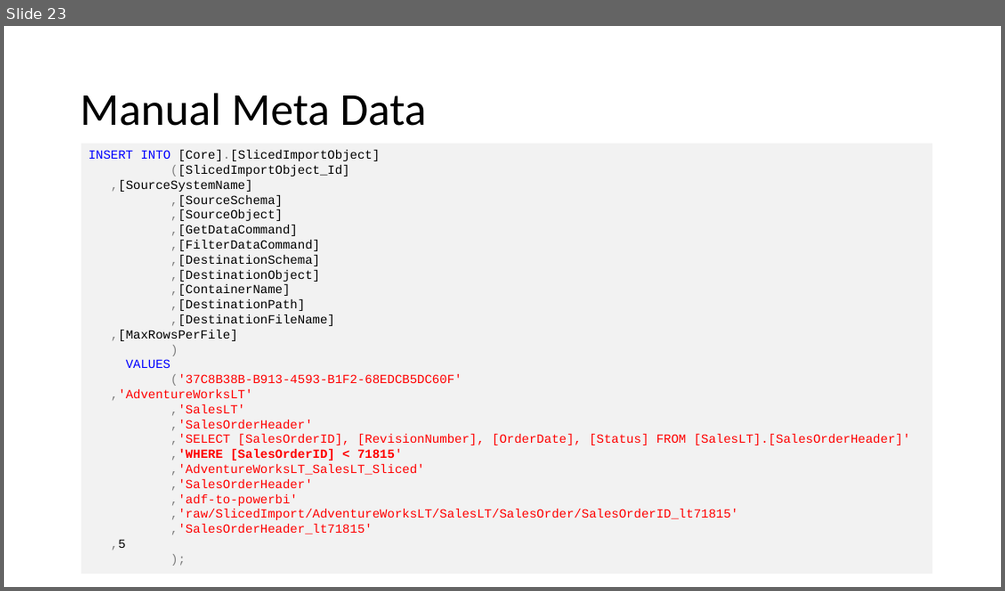
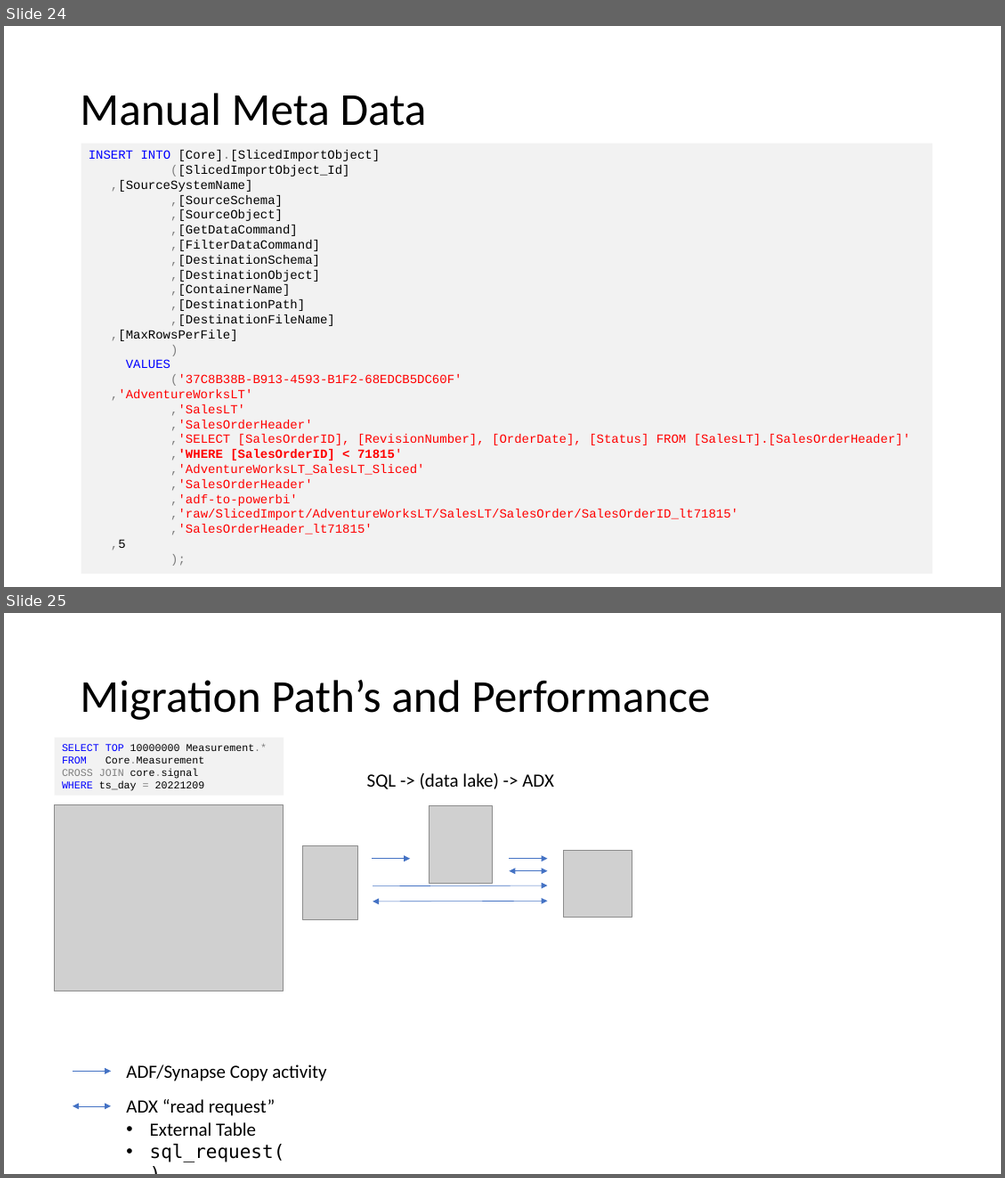
Before and after one commit to meinradweiss/SwissArmyKnife, a slide deck: docs/ADF_SynapsePipelines/PPT/SlicedDataMigrationToolbox.pptx. Shown one above the other, each under a label of ours: slide 23 before the commit, slides 24 and 25 after it. The pictures are 1005x591 and 1005x1178 pixels, drawn with LibreOffice and Linux fonts; fonts in the diff are those of the drawing; grey boxes stand for pictures. Boxes give left, top, right and bottom in pixels: in the first picture for what was removed or moved away, otherwise in the second. Text is boxed around its words. In the diff, an @@ line names an element or a change of style, - is before the commit and + after.

Commit message:
Load to Lake and then directly to ADX added

```diff
--- a/docs/ADF_SynapsePipelines/PPT/SlicedDataMigrationToolbox.pptx
+++ b/docs/ADF_SynapsePipelines/PPT/SlicedDataMigrationToolbox.pptx
@@ slide 25 added at (4, 613, 1001, 1174), background #FFFFFF @@
@@ title added at (80, 680, 710, 720), 44 pt, text #000000 @@
+Migration Path’s and Performance
@@ rectangle added at (55, 737, 283, 795), fill #F2F2F2, 10 pt, text #000000 @@
+SELECT TOP 10000000 Measurement.*
+FROM Core.Measurement
+CROSS JOIN core.signal
+WHERE ts_day = 20221209
@@ text added at (367, 773, 554, 789), 18 pt, text #000000 @@
+SQL -> (data lake) -> ADX
@@ picture added at (54, 805, 283, 991) @@
@@ picture added at (429, 806, 492, 884) @@
@@ picture added at (302, 845, 357, 919) @@
@@ picture added at (563, 850, 631, 917) @@
@@ arrow added from (372, 859) to (410, 859), #4472C4 0.5 pt @@
@@ arrow added from (509, 859) to (548, 859), #4472C4 0.5 pt @@
@@ double arrow added from (509, 871) to (548, 871), #4472C4 0.5 pt @@
@@ arrow added from (372, 886) to (548, 885), #4472C4 0.5 pt @@
@@ double arrow added from (372, 901) to (548, 900), #4472C4 0.5 pt @@
@@ text added at (126, 1064, 326, 1081), 18 pt, text #000000 @@
+ADF/Synapse Copy activity
@@ arrow added from (73, 1070) to (111, 1070), #4472C4 0.5 pt @@
@@ double arrow added from (73, 1106) to (111, 1106), #4472C4 0.5 pt @@
@@ text added at (126, 1099, 285, 1162), 18 pt, text #000000 @@
+ADX “read request”
+• External Table
+• sql_request()
@@ what was slide 23 is now slide 24 @@
```
Also in this commit, not shown: 1 other slide added, 6 other files.
